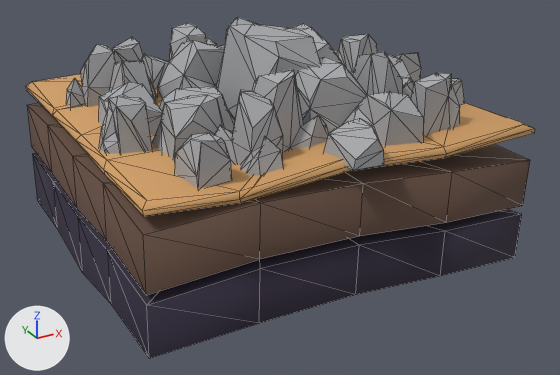
A saved change to the glTF model startup/pkg/vaststars.resources/glb/terrain/mine_Stone.glb.
Camera for both pictures: a 50 mm camera at (-36.1, -70.6, 24.9) aimed at (1.0, -3.2, -8.8). The axes (+X, +Y, +Z) are drawn at lower left. The lights are the same throughout. Mesh edges are drawn as thin lines. Where no turn or scale is listed for an object, it has been applied to the vertices.

The scene before the commit, as lines of its bpy script (objects in view):
```python
me_plane_011 = bpy.data.meshes.new('Plane.011')
me_plane_011.from_pydata(...)  # 154 vertices, 254 faces; spans x -20.3..20.1, y -20.1..20.0, z -15.5..1.6
me_plane_011.materials.append(mat_material_008)  # picture img_floor_color
me_立方体_044 = bpy.data.meshes.new('立方体.044')
me_立方体_044.from_pydata(...)  # 700 vertices, 1272 faces; spans x -19.2..21.2, y -21.3..21.1, z -1.3..8.9
me_立方体_044.materials.append(mat_石头)  # grey #aaabae
ob_plane_005 = bpy.data.objects.new('Plane.005', me_plane_011)
ob_plane_005.location = (0.0, 0.0, 0.0)
ob_立方体_036 = bpy.data.objects.new('立方体.036', me_立方体_044)
ob_立方体_036.location = (0.0, 0.0, 0.0)
```
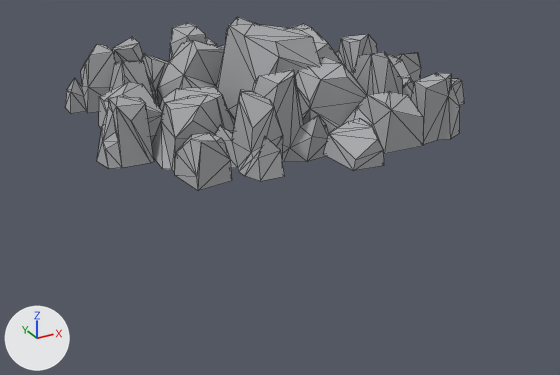
The change in detail:
Object 'Plane.005' (ob_plane_005) is deleted.

Pixel boxes (x1, y1, x2, y2) of what changed, in the pictures (560 x 375 px):
'Plane.005', deleted (brown)
    before: (25, 50, 535, 358)
